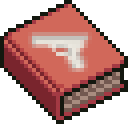
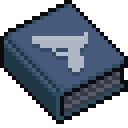
Layer changes from the first 128x128 image to the second:
removed layer "gun" (2nd of 2) over [left=28, top=32, right=92, bottom=72]
added layer "icon" (60%) above "shadow" over [left=32, top=32, right=88, bottom=72]
added layer "shadow" (soft light, 30%) above "色相/饱和度 1" over [left=32, top=36, right=88, bottom=76]
